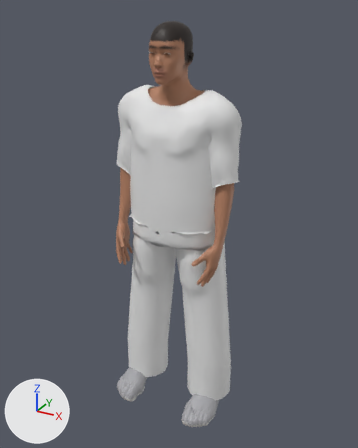
What one commit did to the glTF model public/demo/avatar.glb.
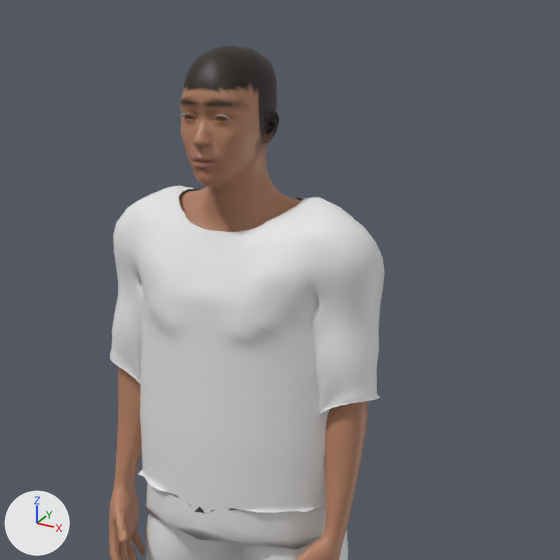
Each version is shown whole from a 50 mm camera at (10.46, -18.92, 10.67) aimed at (0.15, -0.18, 1.3), then close up on the part from 19% to 90% of the width and 0% to 57% of the height. Arrows for +X, +Y and +Z are at lower left; the lights stay in place. The older version's two pictures come first.

The scene before the commit, as lines of its bpy script (objects in view):
```python
me_pants = bpy.data.meshes.new('pants')
me_pants.from_pydata(...)  # 1409 vertices, 2728 faces; spans x -2.99..3.0, y -1.38..1.18, z -7.73..2.03
me_skin = bpy.data.meshes.new('skin')
me_skin.from_pydata(...)  # 13380 vertices, 26756 faces; spans x -2.9..2.9, y -2.2..1.0, z -8.2..10.1
me_skin.materials.append(mat_defaultmaterial)
me_tee = bpy.data.meshes.new('tee')
me_tee.from_pydata(...)  # 2496 vertices, 4856 faces; spans x -3.07..3.07, y -1.73..1.43, z 0.71..7.51
ob_pants = bpy.data.objects.new('pants', me_pants)
ob_pants.location = (0.0, 0.0, 0.0)
ob_skin = bpy.data.objects.new('skin', me_skin)
ob_skin.location = (0.0, 0.0, 0.0)
ob_tee = bpy.data.objects.new('tee', me_tee)
ob_tee.location = (0.0, 0.0, 0.0)
```
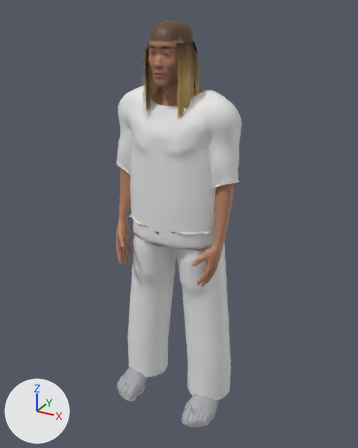
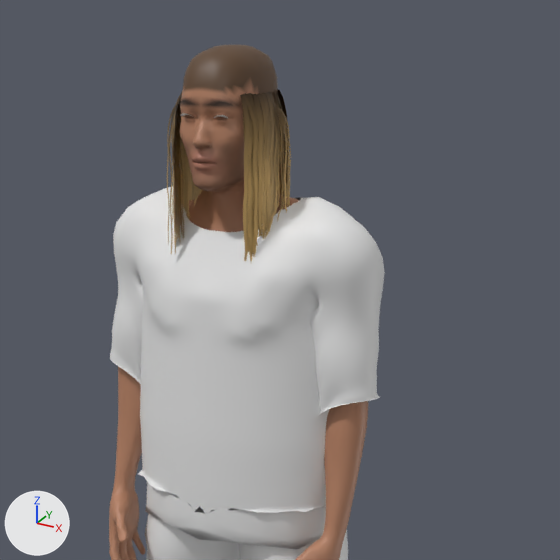
The change, as a list of edits to the scene's bpy script:
```text
Change me_skin:
    used by ob_skin; location = (0.0, 0.0, 0.0)
    remove me_skin.from_pydata(...)  # 13380 vertices, 26756 faces; spans x -2.9..2.9, y -2.2..1.0, z -8.2..10.1
    add me_skin.from_pydata(...)  # 13380 vertices, 26756 faces; spans x -2.9..2.9, y -2.2..1.0, z -8.2..10.2
    me_skin part 1: 1408 faces centred in x -0.7..0.7, y -1.7..0.2, z 7.7..9.4 are repainted in the vertex colours; the middle colour goes from brown #b07a63 to brown #a8755d
    me_skin part 2: 2160 faces centred in x -0.9..0.9, y -1.6..0.5, z 8.5..10.1 are repainted in the vertex colours; the middle colour goes from black #20140d to brown #5d422a
    me_skin part 3: 1014 faces centred in x -0.8..0.8, y -1.7..0.3, z 7.7..9.4 are repainted in the vertex colours; the middle colour goes from orange #b48063 to brown #946a52
    edits to the shape of me_skin do not show in these pictures
Add me_hair:
    me_hair.from_pydata(...)  # 45526 vertices, 44086 faces; spans x -1.24..1.2, y -1.48..0.89, z 6.06..9.39
    me_hair.materials.append(mat_defaultmaterial_001)
Add ob_hair:
    ob_hair = bpy.data.objects.new('hair', me_hair)
    ob_hair.location = (0.0, 0.0, 0.0)
```

What differs and where, as boxes (x1, y1, x2, y2) in the close-ups (560 x 560 px):
'hair', added (brown): after (167, 89, 291, 261)
part 1 of me_skin, edited (looks the same): (180, 86, 256, 176) in both
part 2 of me_skin, recoloured (black to brown): before (180, 46, 279, 142); after (180, 45, 279, 120)
part 3 of me_skin, recoloured: before (180, 87, 269, 187); after (180, 83, 249, 191)
